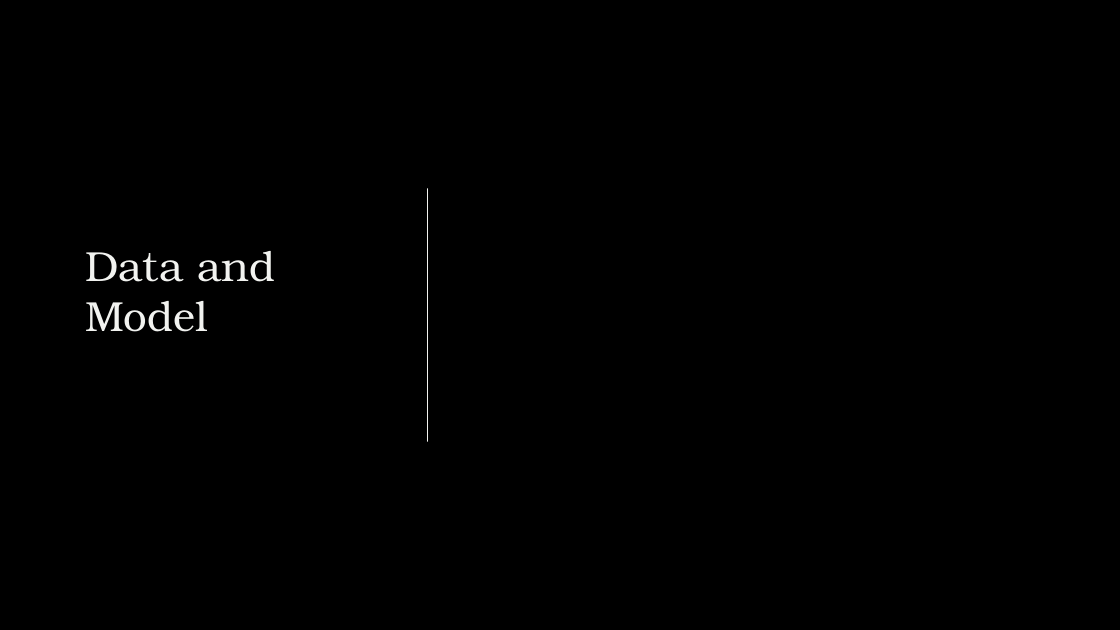
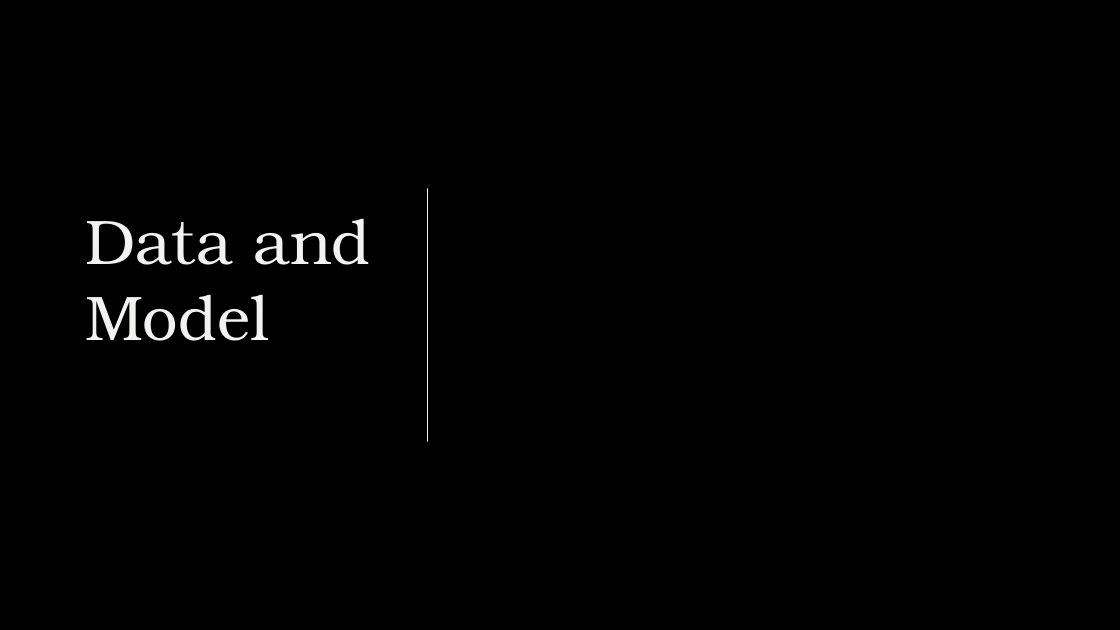
Before and after one commit to ekremdemirboga/modelling-calcium-oscillations-in-astrocytes, a slide deck: slide 6 of final/final.pptx. Drawn at 1120x630 pixels with LibreOffice and Linux fonts; fonts in the diff are those of the drawing; background and template pictures are left out. Boxes give left, top, right and bottom in pixels: in the first picture for what was removed or moved away, otherwise in the second. Text is boxed around its words. In the diff, an @@ line names an element or a change of style, - is before the commit and + after.

```diff
--- a/final/final.pptx
+++ b/final/final.pptx
@@ title "Data and Model" at (85,219,370,341): size 36 to 54 pt @@
```
Also in this commit, not shown: 5 other slides changed, 2 slides added, 18 other files.
